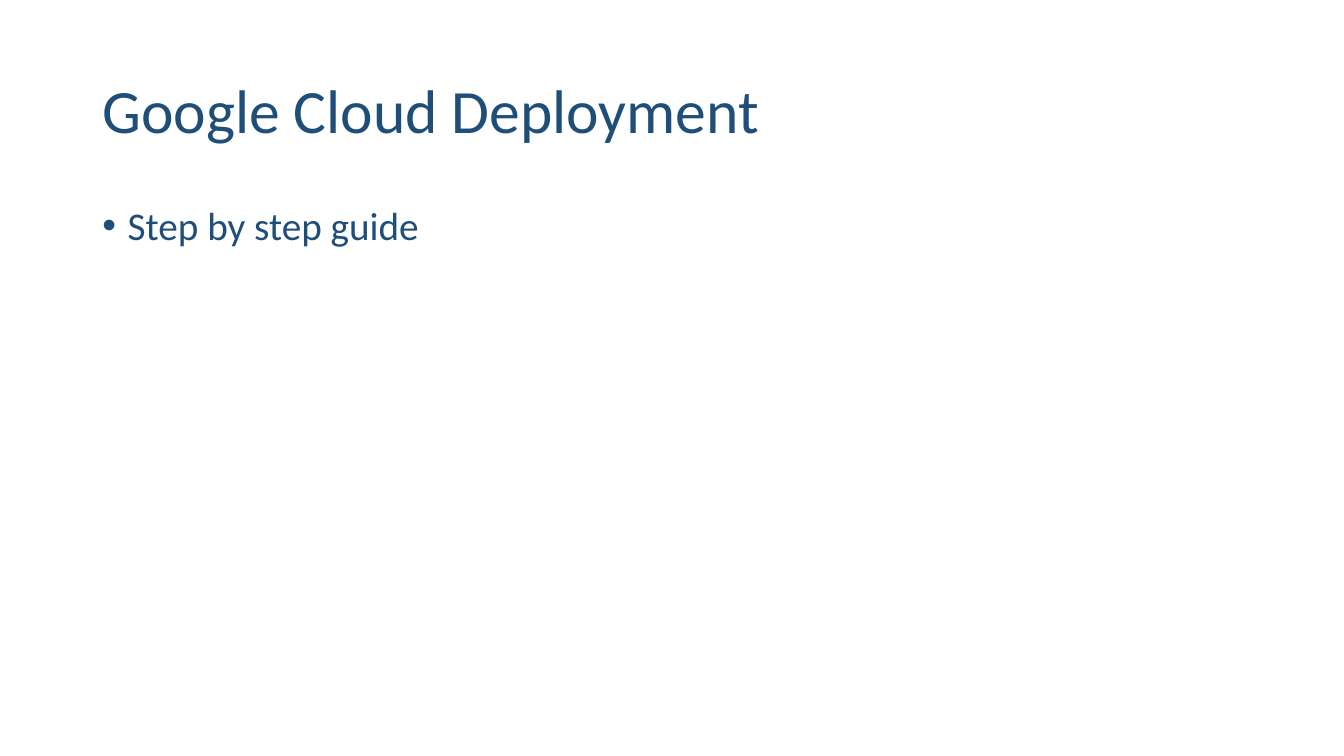
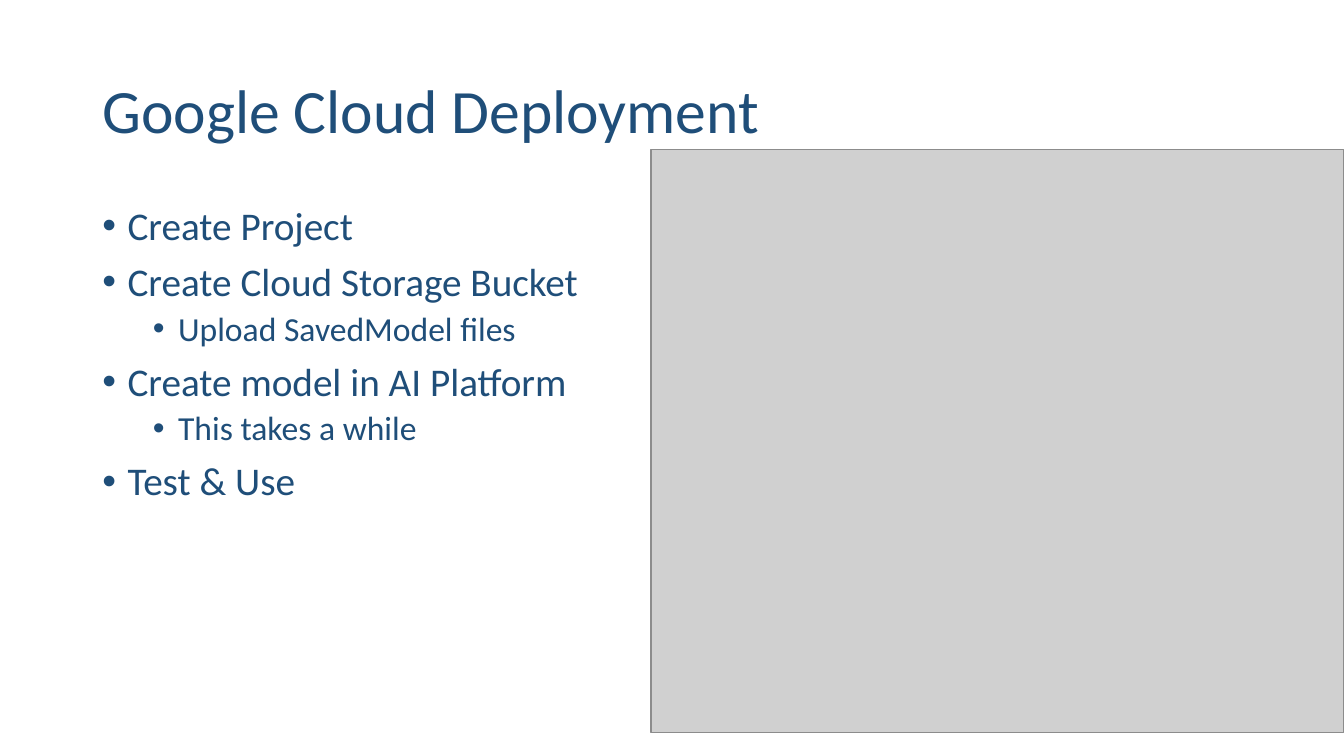
Before and after one commit to ehennis/Blog, a slide deck: slide 13 of UsingYourModels/DL-KCDC.pptx. Drawn at 1344x756 pixels with LibreOffice and Linux fonts; fonts in the diff are those of the drawing; grey boxes stand for pictures. Boxes give left, top, right and bottom in pixels: in the first picture for what was removed or moved away, otherwise in the second. Text is boxed around its words. In the diff, an @@ line names an element or a change of style, - is before the commit and + after.

Commit message:
Added code and models for Google Cloud

```diff
--- a/UsingYourModels/DL-KCDC.pptx
+++ b/UsingYourModels/DL-KCDC.pptx
@@ picture added at (x1=651, y1=149, x2=1344, y2=733) @@
@@ text at (x1=128, y1=213, x2=577, y2=496): text changed @@
-• Step by step guide
+• Create Project
+• Create Cloud Storage Bucket
+  • Upload SavedModel files
+• Create model in AI Platform
+  • This takes a while
+• Test & Use
```
Also in this commit, not shown: 3 other files.
